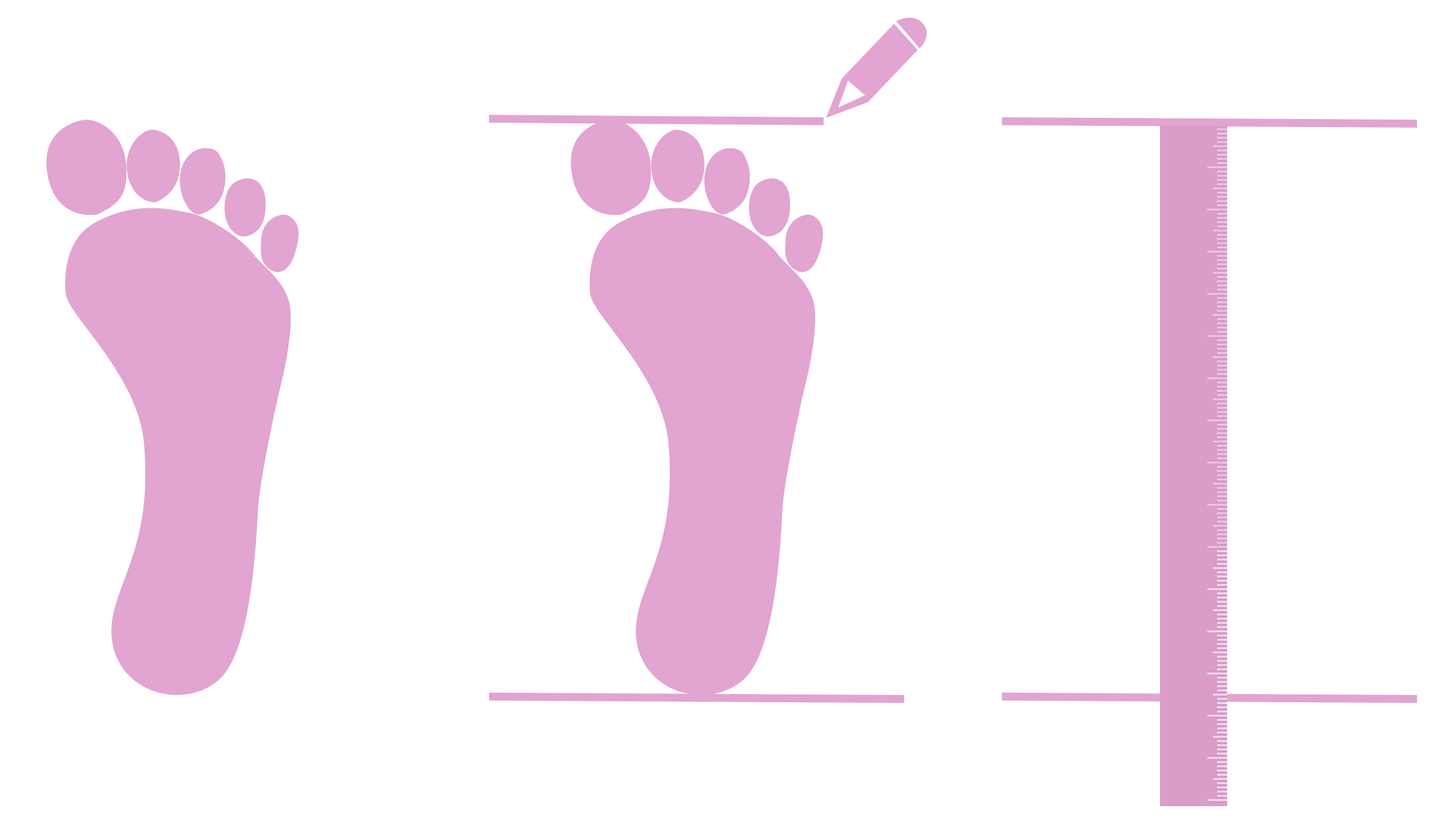
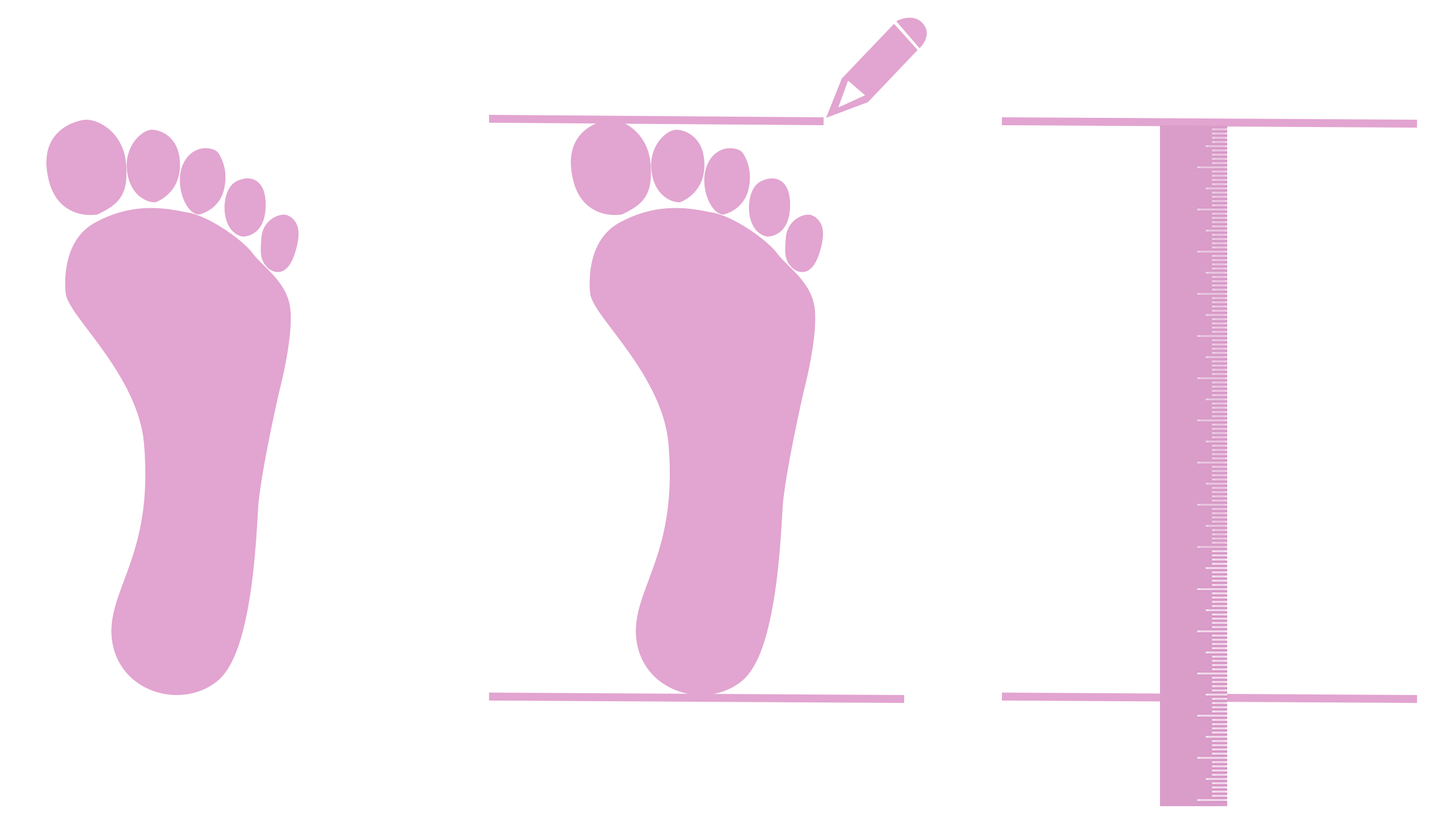
The second (1450, 830) image is a revision of the first. Changes to its layers:
added layer "Ruler copy" in group "Im3" over <box>1160,125,1228,806</box>
